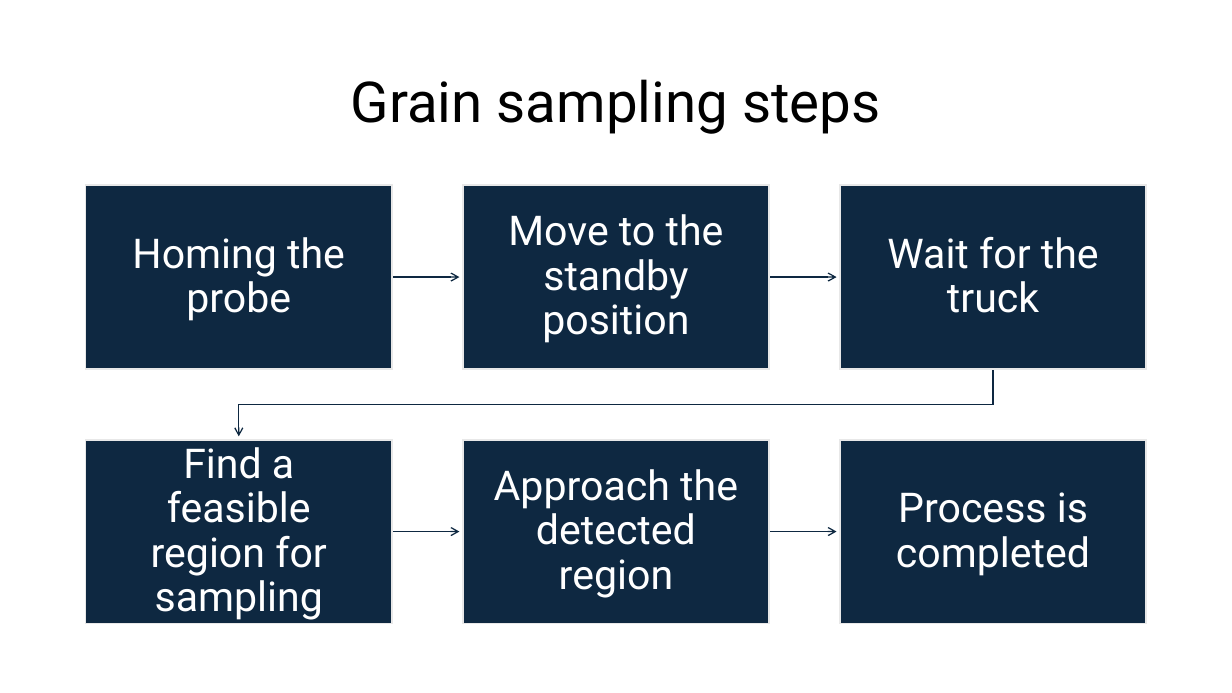
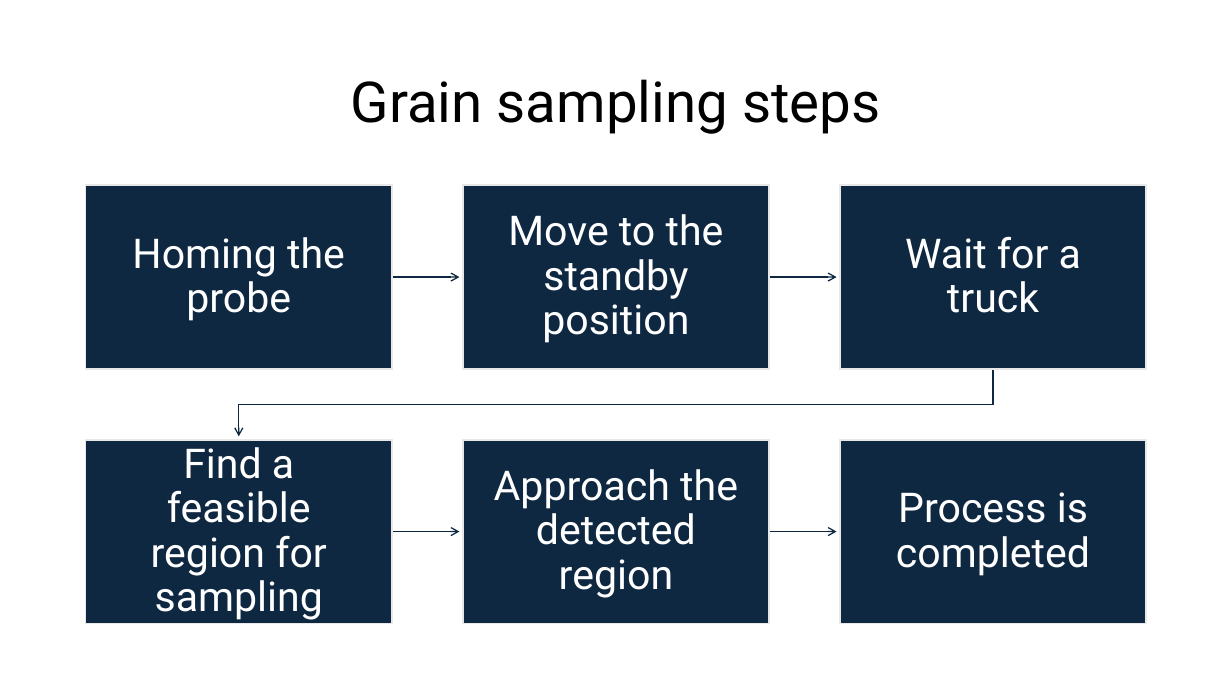
Before and after one commit to dorna-robotics/customer_premiercooperative, a slide deck: slide 3 of presentation.pptx. Drawn at 1232x693 pixels with LibreOffice and Linux fonts; fonts in the diff are those of the drawing. Boxes give left, top, right and bottom in pixels: in the first picture for what was removed or moved away, otherwise in the second. Text is boxed around its words. In the diff, an @@ line names an element or a change of style, - is before the commit and + after.

```diff
--- a/presentation.pptx
+++ b/presentation.pptx
@@ text at [905,236,1081,313]: text changed @@
-Wait for the truck
+Wait for a truck
```
